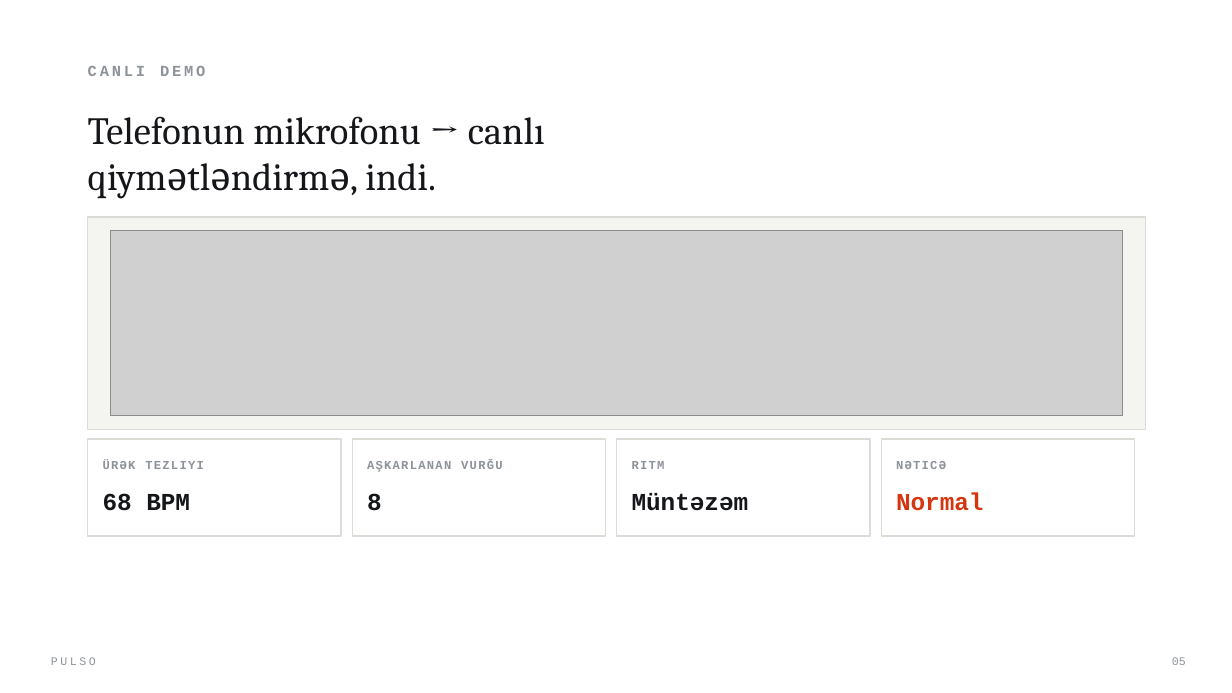
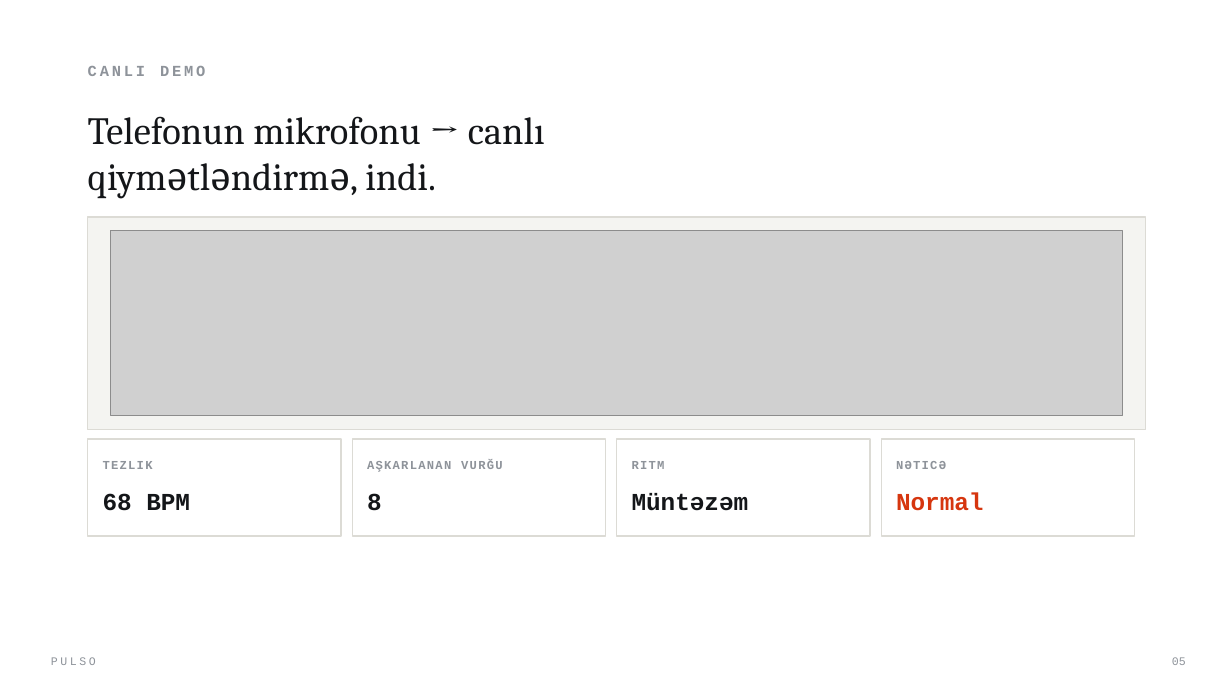
Before and after one commit to Davuddevelop/Pulso, a slide deck: slide 5 of presentation/Pulso_Pitch_Deck_AZ.pptx. Drawn at 1232x693 pixels with LibreOffice and Linux fonts; fonts in the diff are those of the drawing; grey boxes stand for pictures; background and template pictures are left out. Boxes give left, top, right and bottom in pixels: in the first picture for what was removed or moved away, otherwise in the second. Text is boxed around its words. In the diff, an @@ line names an element or a change of style, - is before the commit and + after.

```diff
--- a/presentation/Pulso_Pitch_Deck_AZ.pptx
+++ b/presentation/Pulso_Pitch_Deck_AZ.pptx
@@ text at <box>103,461,153,469</box>: text changed @@
-ÜRƏK TEZLIYI
+TEZLIK
```
Also in this commit, not shown: 2 other slides changed, 1 other file.
